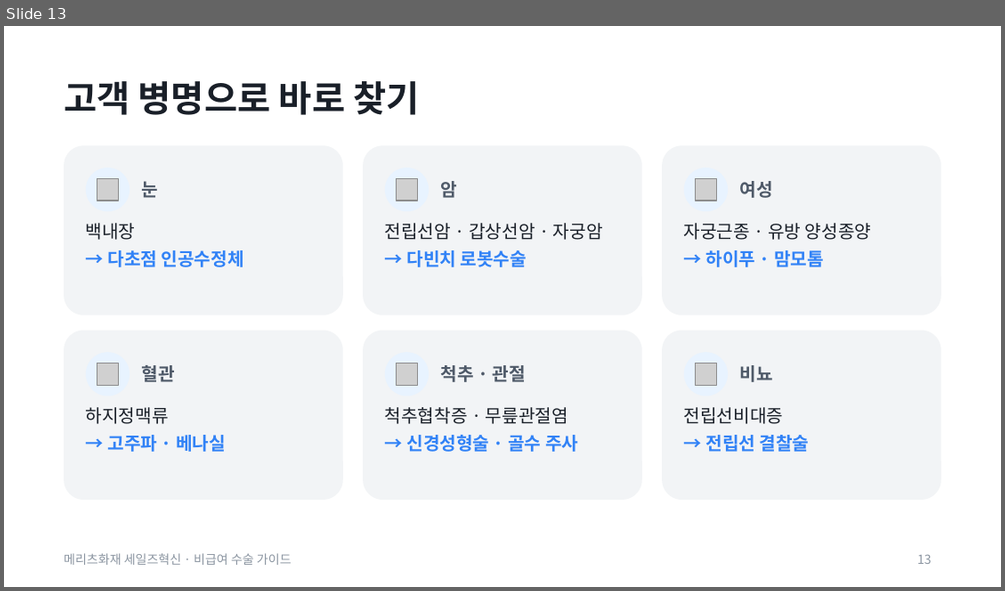
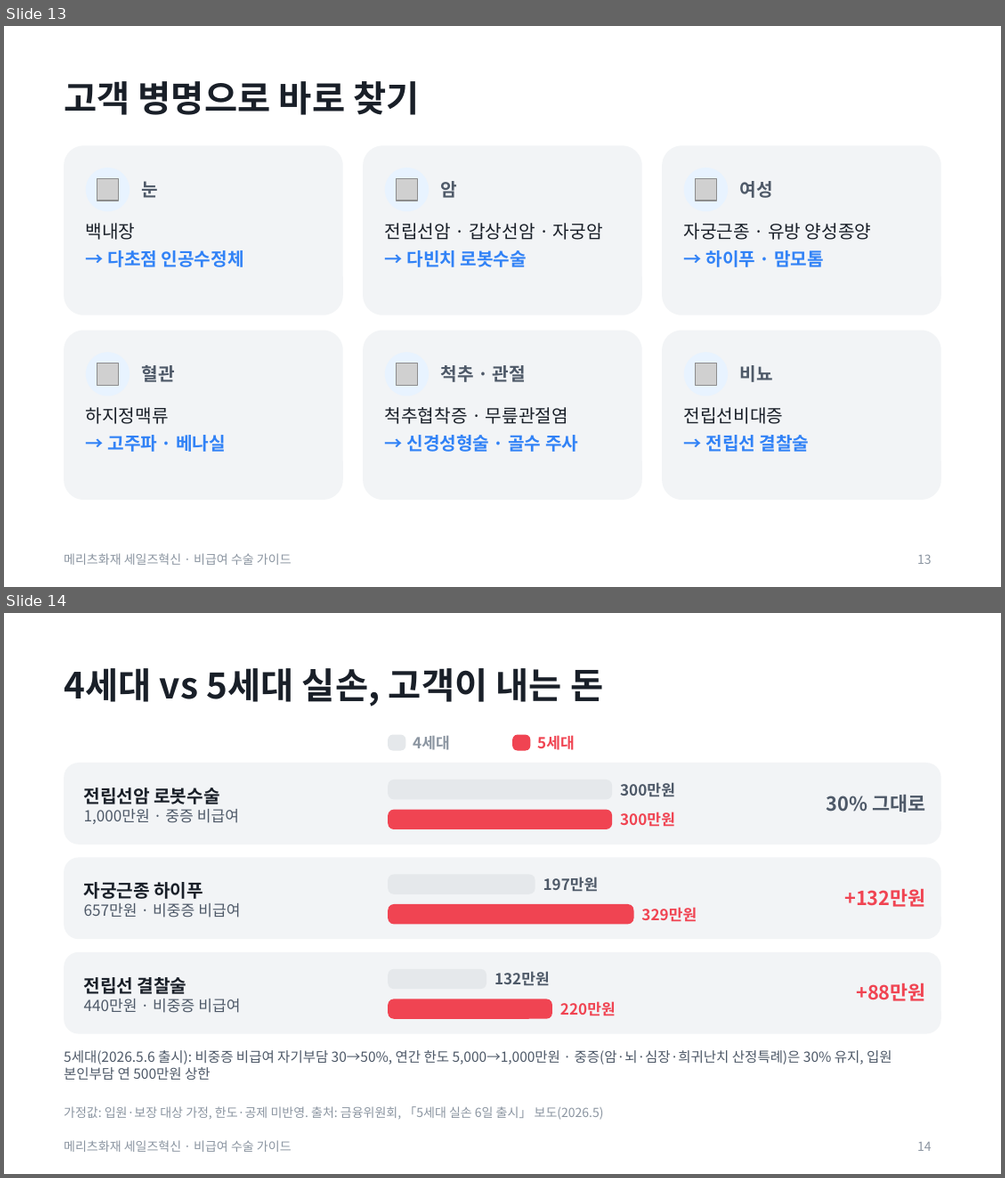
Before and after one commit to hunx11-sys/MeAI, a slide deck: dist/noncovered-surgery-guide.pptx. Shown one above the other, each under a label of ours: slide 13 before the commit, slides 13 and 14 after it. The pictures are 1005x591 and 1005x1178 pixels, drawn with LibreOffice and Linux fonts; fonts in the diff are those of the drawing; grey boxes stand for pictures. Boxes give left, top, right and bottom in pixels: in the first picture for what was removed or moved away, otherwise in the second. Text is boxed around its words. In the diff, an @@ line names an element or a change of style, - is before the commit and + after.

```diff
--- a/dist/noncovered-surgery-guide.pptx
+++ b/dist/noncovered-surgery-guide.pptx
@@ slide 14 added at bbox=[4, 613, 1001, 1174], background #FFFFFF; not listed: 1 template element that a slide beside it also shows @@
@@ title added at bbox=[64, 668, 603, 706], 26 pt, text #191F28, bold @@
+4세대 vs 5세대 실손, 고객이 내는 돈
@@ rounded rectangle added at bbox=[388, 735, 405, 751], fill #E5E8EB @@
@@ text added at bbox=[413, 736, 450, 750], 11 pt, text #8B95A1, bold @@
+4세대
@@ rounded rectangle added at bbox=[512, 735, 530, 751], fill #F04452 @@
@@ text added at bbox=[537, 735, 574, 750], 11 pt, text #F04452, bold @@
+5세대
@@ rounded rectangle added at bbox=[64, 763, 941, 844], fill #F2F4F6 @@
@@ text added at bbox=[84, 787, 239, 824], 11 pt, text #4E5968 @@
+전립선암 로봇수술
+1,000만원 · 중증 비급여
@@ rounded rectangle added at bbox=[388, 779, 612, 799], fill #E5E8EB @@
@@ text added at bbox=[620, 782, 675, 796], 11 pt, text #4E5968, bold @@
+300만원
@@ text added at bbox=[826, 794, 926, 812], 14 pt, text #4E5968, bold @@
+30% 그대로
@@ rounded rectangle added at bbox=[388, 810, 612, 829], fill #F04452 @@
@@ text added at bbox=[620, 811, 675, 827], 11 pt, text #F04452, bold @@
+300만원
@@ rounded rectangle added at bbox=[64, 857, 941, 939], fill #F2F4F6 @@
@@ rounded rectangle added at bbox=[388, 874, 535, 894], fill #E5E8EB @@
@@ text added at bbox=[543, 876, 599, 891], 11 pt, text #4E5968, bold @@
+197만원
@@ text added at bbox=[84, 882, 240, 917], 11 pt, text #4E5968 @@
+자궁근종 하이푸
+657만원 · 비중증 비급여
@@ rounded rectangle added at bbox=[388, 904, 634, 924], fill #F04452 @@
@@ text added at bbox=[844, 888, 926, 907], 14 pt, text #F04452, bold @@
++132만원
@@ text added at bbox=[641, 907, 696, 922], 11 pt, text #F04452, bold @@
+329만원
@@ rounded rectangle added at bbox=[64, 952, 941, 1034], fill #F2F4F6 @@
@@ text added at bbox=[84, 977, 240, 1013], 11 pt, text #4E5968 @@
+전립선 결찰술
+440만원 · 비중증 비급여
@@ rounded rectangle added at bbox=[388, 969, 486, 989], fill #E5E8EB @@
@@ text added at bbox=[494, 971, 550, 985], 11 pt, text #4E5968, bold @@
+132만원
@@ text added at bbox=[856, 982, 926, 1001], 14 pt, text #F04452, bold @@
++88만원
@@ rounded rectangle added at bbox=[388, 998, 552, 1019], fill #F04452 @@
@@ text added at bbox=[560, 1001, 615, 1016], 11 pt, text #F04452, bold @@
+220만원
@@ text added at bbox=[64, 1050, 892, 1079], 10 pt, text #4E5968 @@
+5세대(2026.5.6 출시): 비중증 비급여 자기부담 30→50%, 연간 한도 5,000→1,000만원 · 중증(암·뇌·심장·희귀난치 산정특례)은 30% 유지, 입원 본인부담 연 500만원 상한
@@ text added at bbox=[64, 1106, 604, 1119], 9 pt, text #8B95A1 @@
+가정값: 입원·보장 대상 가정, 한도·공제 미반영. 출처: 금융위원회, 「5세대 실손 6일 출시」 보도(2026.5)
@@ page number added at bbox=[917, 1142, 931, 1151], 9 pt, text #8B95A1 @@
+14
```
Also in this commit, not shown: 1 slide changed, 4 other slides added, 1 slide removed, 2 other files.
